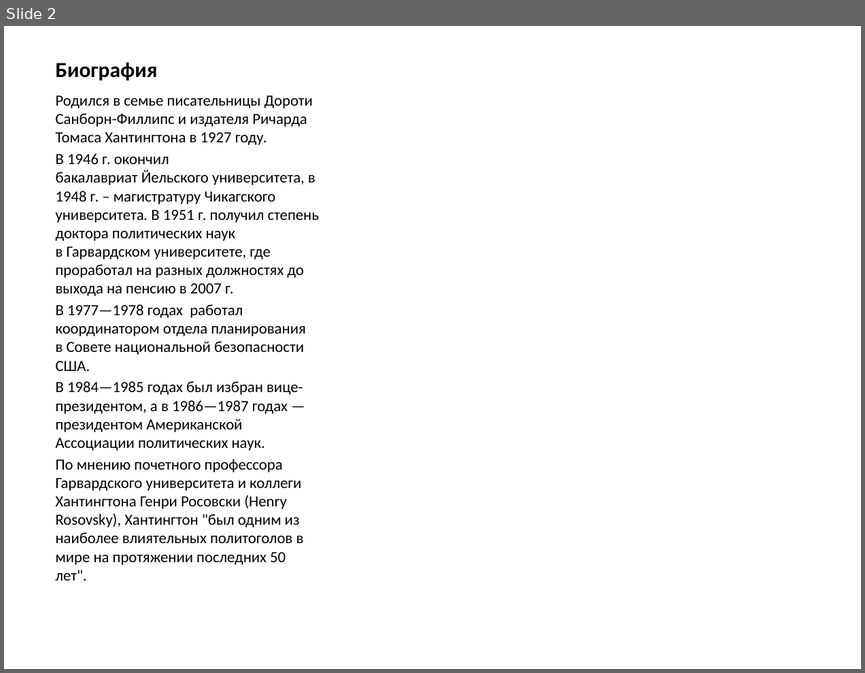
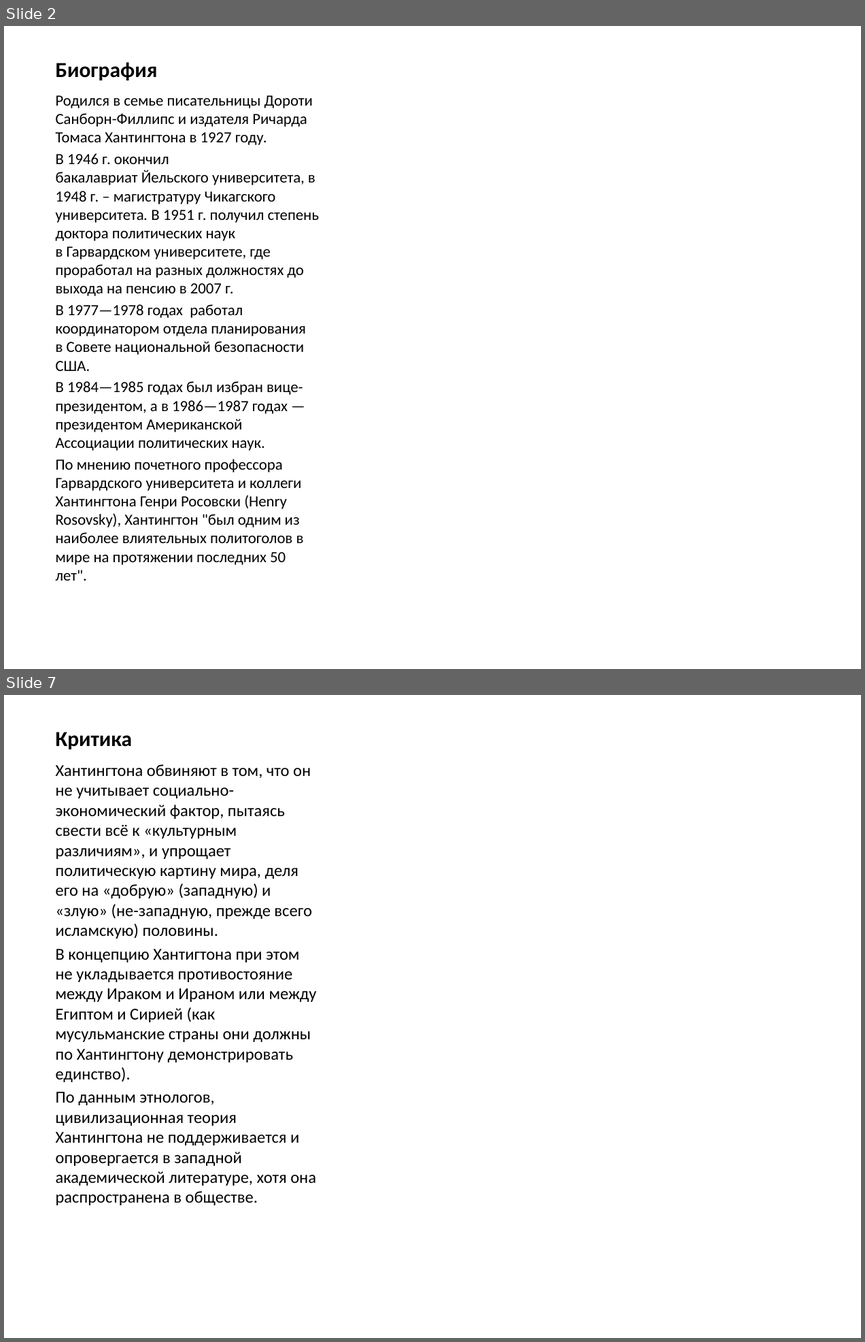
Before and after one commit to IAKalash/MyRep, a slide deck: Other/Сэмюэл Филлипс Хантингтон.pptx. Shown one above the other, each under a label of ours: slide 2 before the commit, slides 2 and 7 after it; the slides between them are not shown. The pictures are 865x673 and 865x1342 pixels, drawn with LibreOffice and Linux fonts; fonts in the diff are those of the drawing. Boxes give left, top, right and bottom in pixels: in the first picture for what was removed or moved away, otherwise in the second. Text is boxed around its words. In the diff, an @@ line names an element or a change of style, - is before the commit and + after.

```diff
--- a/Other/Сэмюэл Филлипс Хантингтон.pptx
+++ b/Other/Сэмюэл Филлипс Хантингтон.pptx
@@ slide 7 added at [4,695,861,1338], background #FFFFFF @@
@@ title added at [56,732,133,749], 18 pt, text #000000, bold @@
+Критика
@@ text added at [56,764,317,1205], 14 pt, text #000000 @@
+Хантингтона обвиняют в том, что он не учитывает социально-экономический фактор, пытаясь свести всё к «культурным различиям», и упрощает политическую картину мира, деля его на «добрую» (западную) и «злую» (не-западную, прежде всего исламскую) половины.
+В концепцию Хантигтона при этом не укладывается противостояние между Ираком и Ираном или между Египтом и Сирией (как мусульманские страны они должны по Хантингтону демонстрировать единство).
+По данным этнологов, цивилизационная теория Хантингтона не поддерживается и опровергается в западной академической литературе, хотя она распространена в обществе.
```
Also in this commit, not shown: 1 slide changed, 3 other slides added, 1 other file.
